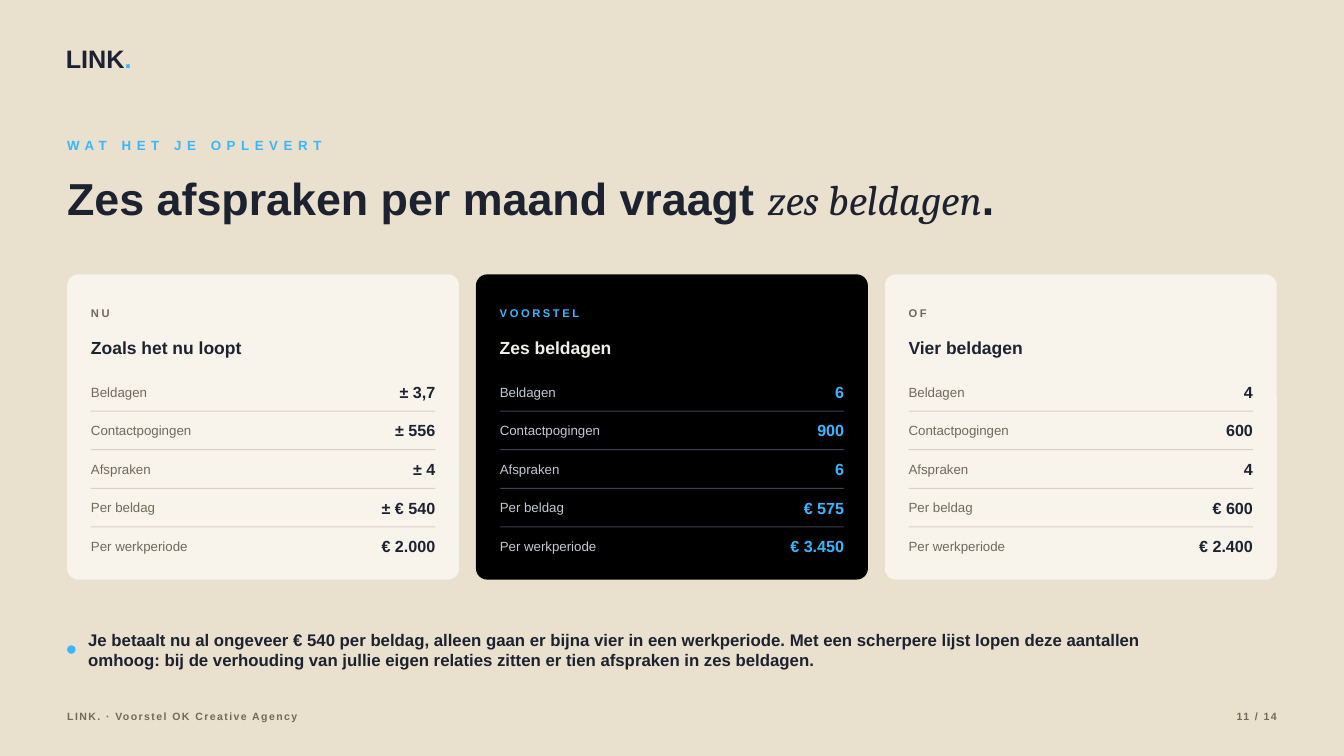
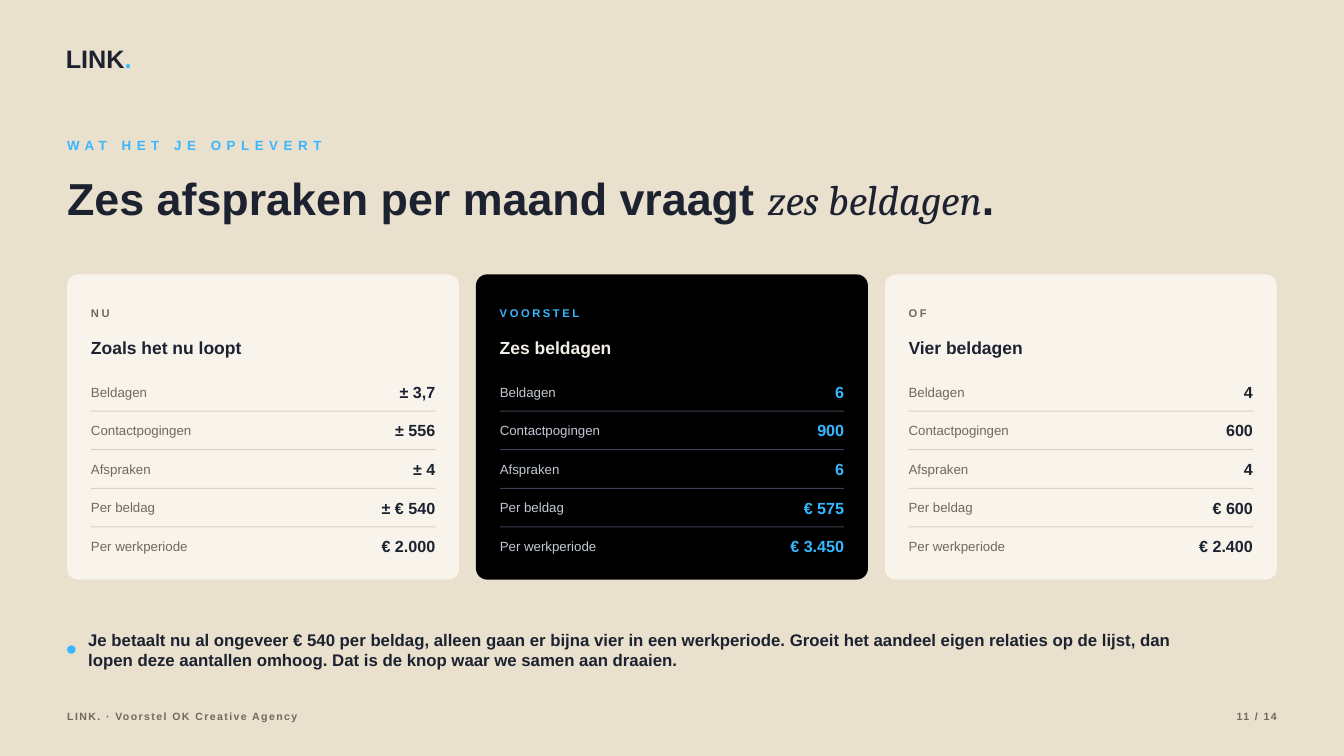
Before and after one commit to hens-lang/Test, a slide deck: slide 11 of output/LINK. voorstel OK Creative Agency.pptx. Drawn at 1344x756 pixels with LibreOffice and Linux fonts; fonts in the diff are those of the drawing. Boxes give left, top, right and bottom in pixels: in the first picture for what was removed or moved away, otherwise in the second. Text is boxed around its words. In the diff, an @@ line names an element or a change of style, - is before the commit and + after.

```diff
--- a/output/LINK. voorstel OK Creative Agency.pptx
+++ b/output/LINK. voorstel OK Creative Agency.pptx
@@ text at bbox=[88, 634, 1170, 670]: text changed @@
-Je betaalt nu al ongeveer € 540 per beldag, alleen gaan er bijna vier in een werkperiode. Met een scherpere lijst lopen deze aantallen omhoog: bij de verhouding van jullie eigen relaties zitten er tien afspraken in zes beldagen.
+Je betaalt nu al ongeveer € 540 per beldag, alleen gaan er bijna vier in een werkperiode. Groeit het aandeel eigen relaties op de lijst, dan lopen deze aantallen omhoog. Dat is de knop waar we samen aan draaien.
```
Also in this commit, not shown: 3 other slides changed, 9 other files.
